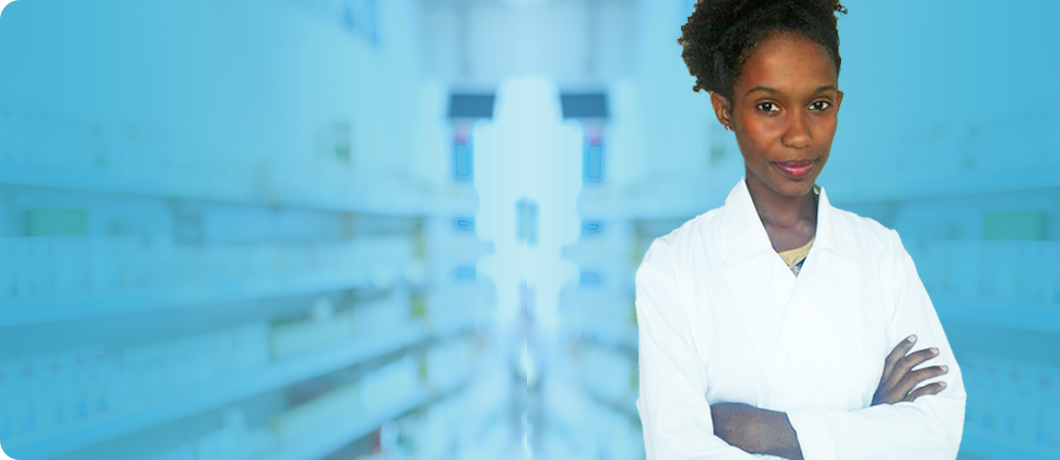
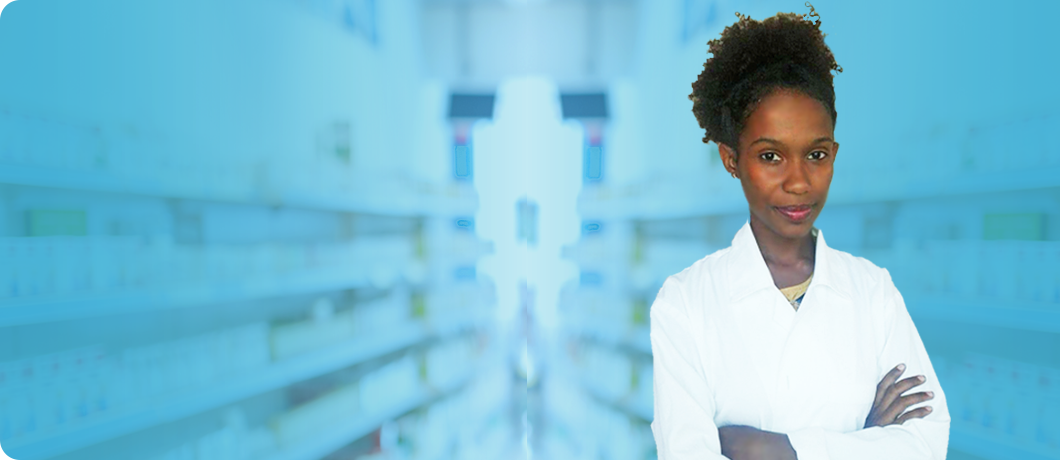
The second 1060×460 image is a revision of the first. Changes to its layers:
painted on "Layer 1" over [634, 0, 967, 460]
